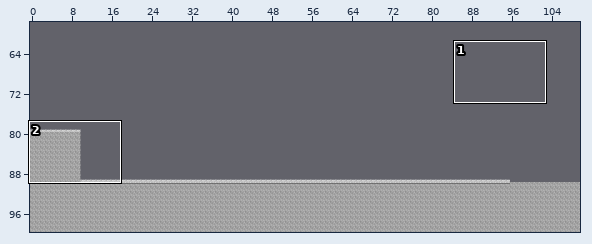
An edit to a level. Tiled map (JSON), assets/maps/map_1.json. The picture above shows the old version from afar; the outline marks the close-up.
Close-up. Before:
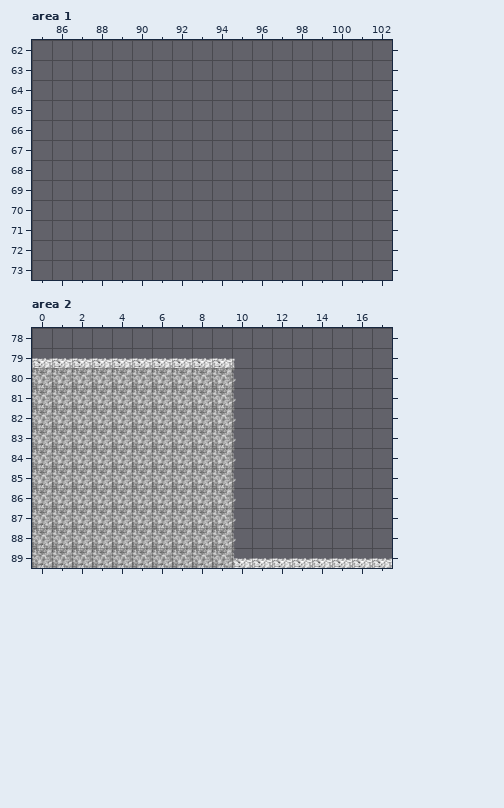
Cells are 64x64 px. Shown: area 1 x 85..102, y 62..73; area 2 x 0..17, y 78..89. The commit also changed other parts of the map, which this record leaves out.
Once edited:
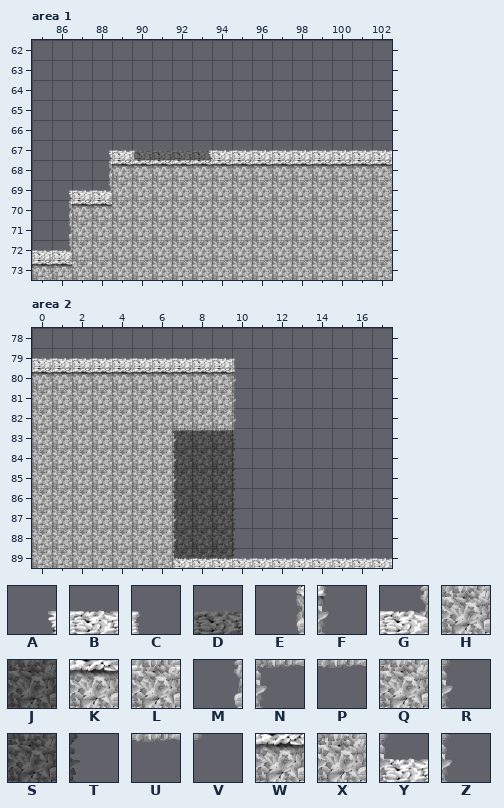
Key: from "vindicta_platform": A 16, B 17, C 18, D 24, E 30, F 32, G 44, H 45, J 52, K 58, L 59, M 70, N 72, P 73, Q 75, R 76, S 82, T 83, U 85, V 90; from "vindicta_platforms": W 13, X 22, Y 25, Z 50.
_ is an empty cell.
Tiles of an added or newly shown layer are drawn over the layers below it.
Changes in this commit:
Layer "Grotte" (added), area 1:
y 67: x 89..94 ______ -> DDDDDD
Layer "Platforms", area 1:
y 67: x 88..90 ___ -> ABC; x 93..102 __________ -> ABBBBBBBBB
y 68: x 88..89 __ -> EW; x 94..102 _________ -> WWWWWWWWW
y 69: x 86..88 ___ -> ABG
y 70: x 86..88 ___ -> EWK
y 71: x 86..88 ___ -> MHH
y 72: x 85..88 ____ -> BGHH
y 73: x 85..88 ____ -> WKLH
Layer "Cache" (added), area 1:
y 68: x 90..93 ____ -> WWWW
y 69..73: x 89..102 ______________ -> HHHHHHHHHHHHHH
Layer "Grotte" (added), area 2:
y 83..89: x 7..10 ____ -> JJST
Layer "Platforms", area 2:
y 80: x 0..10 XXXXXXXXXXZ -> WWWWWWWWWWF
y 81: x 0..9 XXXXXXXXXX -> HHHHHHHHHH
y 82: x 0..9 XXXXXXXXXX -> HHHHHHHHHQ
y 83: x 0..10 XXXXXXXXXXZ -> HHHHHHHNPUV
y 84..88: x 0..10 XXXXXXXXXXZ -> HHHHHHHR___
y 89: x 0..10 XXXXXXXXXXY -> HHHHHHHYBBB
